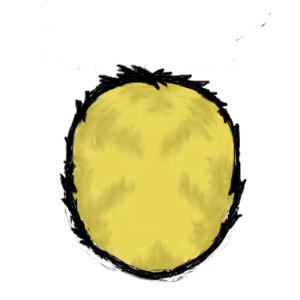
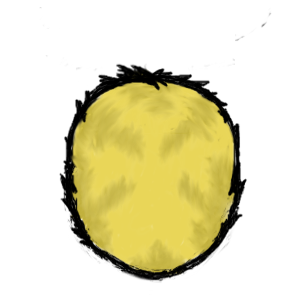
Revision of a layered 300 x 300 image; what changed, layer by layer:
painted on "Layer #1" over box(64, 209, 198, 283)
